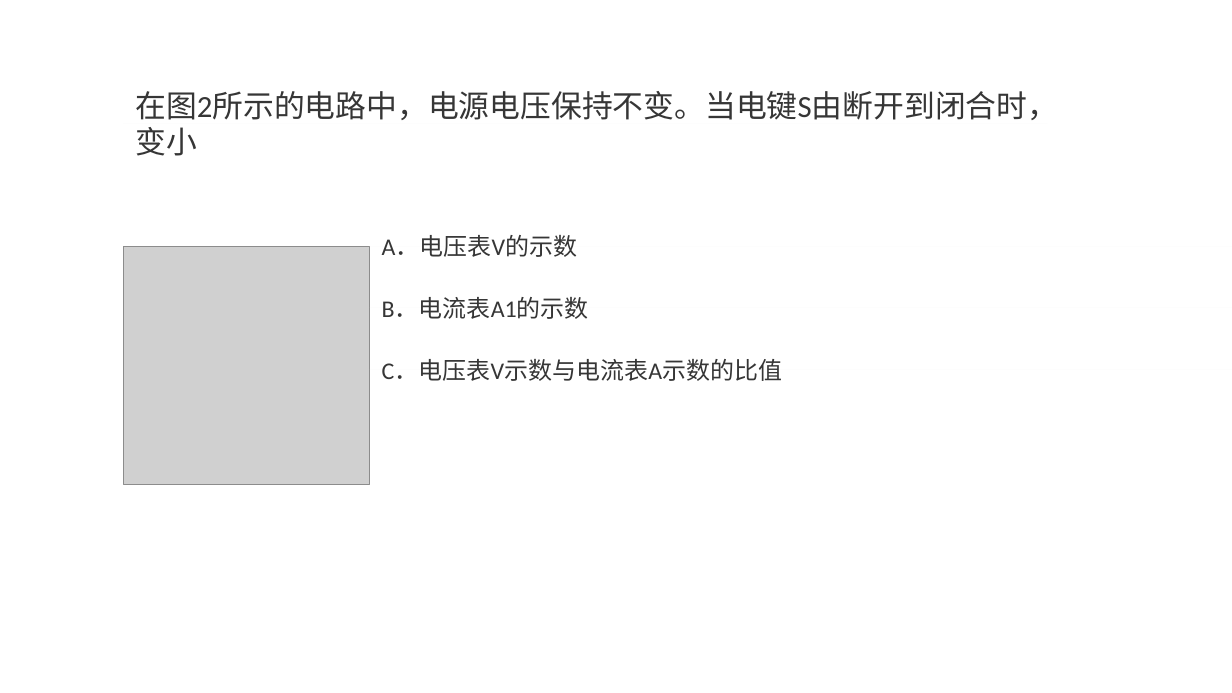
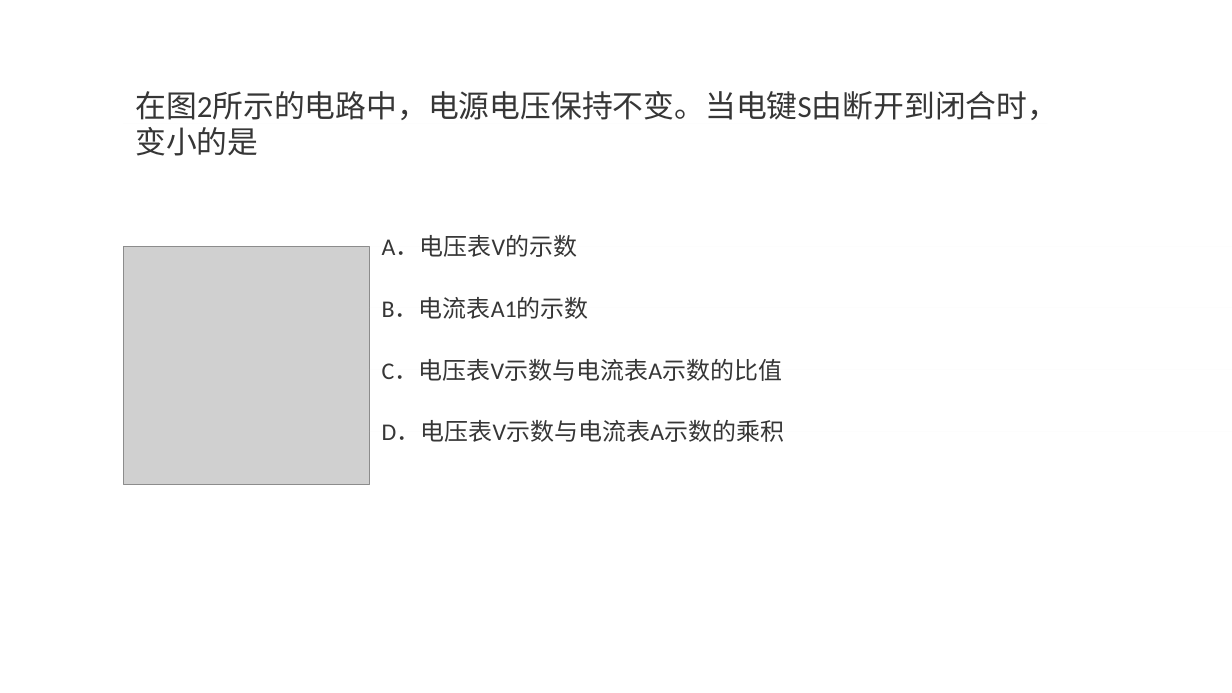
Before and after one commit to momoko8443/mang_project, a slide deck: slide 8 of question.pptx. Drawn at 1232x693 pixels with LibreOffice and Linux fonts; fonts in the diff are those of the drawing; grey boxes stand for pictures. Boxes give left, top, right and bottom in pixels: in the first picture for what was removed or moved away, otherwise in the second. Text is boxed around its words. In the diff, an @@ line names an element or a change of style, - is before the commit and + after.

```diff
--- a/question.pptx
+++ b/question.pptx
@@ text at [135, 91, 1058, 156]: text changed @@
-在图2所示的电路中，电源电压保持不变。当电键S由断开到闭合时，变小
+在图2所示的电路中，电源电压保持不变。当电键S由断开到闭合时，变小的是
@@ text added at [382, 420, 785, 442], 14 pt, text #363636 @@
+D．电压表V示数与电流表A示数的乘积
```
Also in this commit, not shown: 5 other slides changed, 30 other files.
